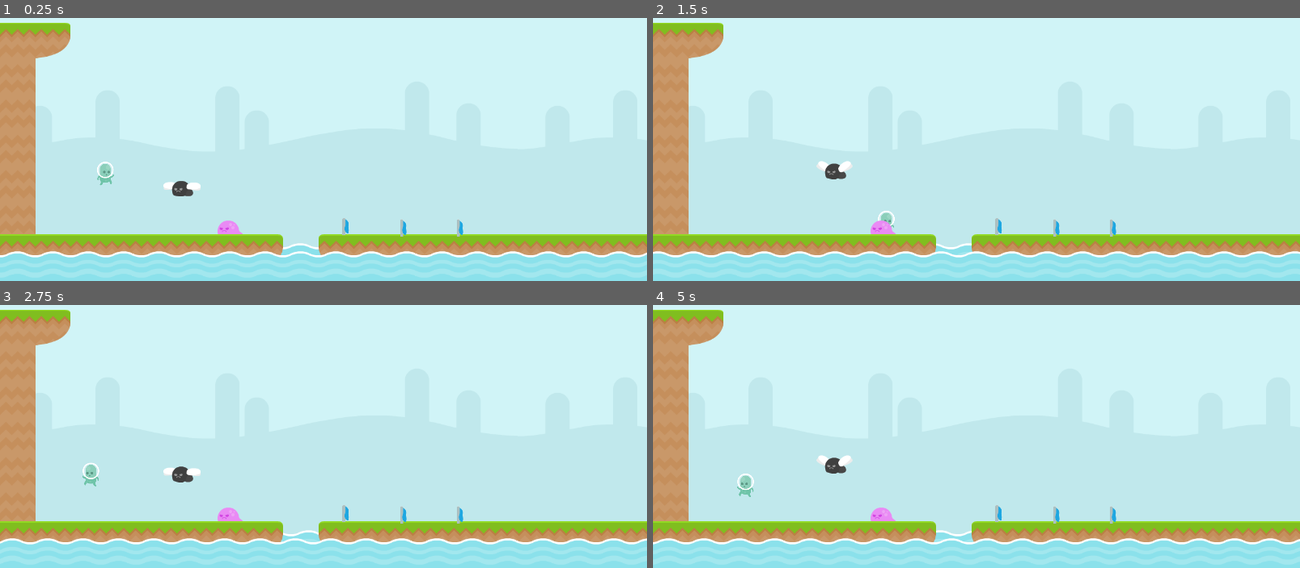
Above: before the commit, frames 1-4 (two rows, left to right).
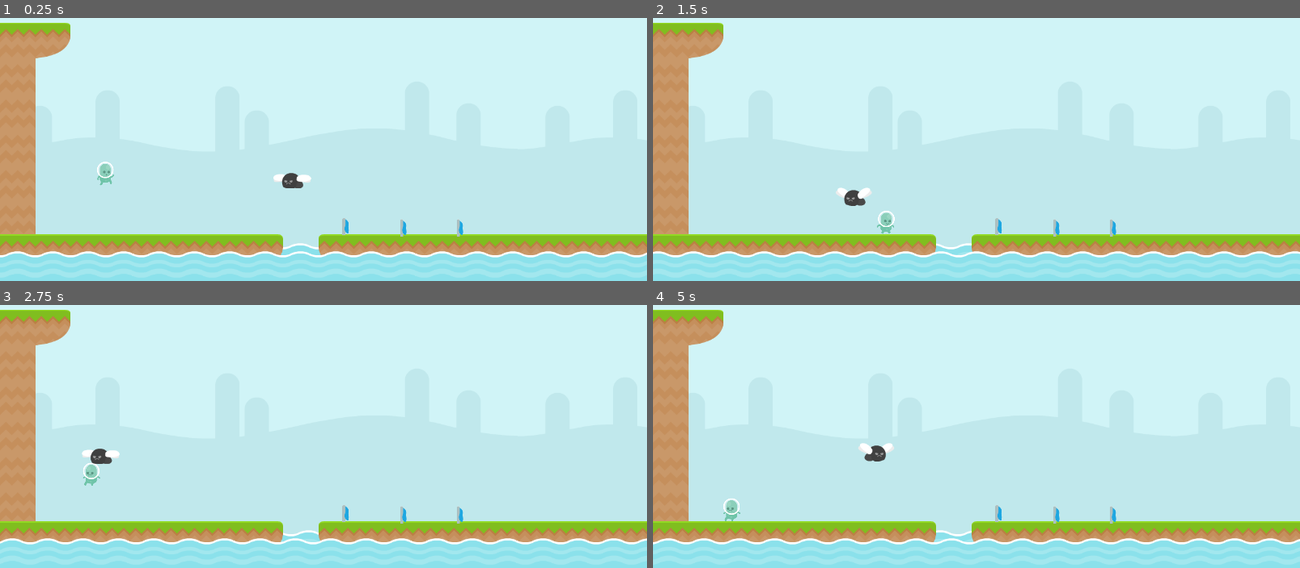
Above: after the commit, the same moments.

Repository: RafaelForbeck/the-way
Game: Godot game, scene res://scenes/phase.tscn
Same seed, same stepped clock (60 frames per second), same inputs: the game is played once before the commit and once after it.
Inputs:
- Up to frame 1 (0.25 s): no input
- Up to frame 2 (1.5 s): tap Enter (jump) at 0.5, 0.77 s; hold S (duck) 0.53-1.28 s; hold Right (move_right) from 0.53 s (still down); tap S (duck) at 1.35 s
- Up to frame 3 (2.75 s): tap Enter (jump) at 1.52 s; release Right (move_right) at 2.03 s; hold Left (move_left) from 2.03 s (still down); hold S (duck) from 2.03 s (still down)
- Up to frame 4 (5 s): release Left (move_left) at 2.78 s; release S (duck) at 2.78 s; hold Right (move_right) 2.78-4.28 s; tap S (duck) at 2.85, 4.35 s; tap Enter (jump) at 3.02, 3.77, 4.52 s; hold S (duck) 3.53-4.28 s; hold Left (move_left) from 4.28 s (still down)

The runs differ from the first frame. In frame 1, 0.6% of the frame differs, in the area x 25-49%, y 58-83%; in frame 2, 0.7%; in frame 3, 0.7%; in frame 4, 1.0%, in the area x 10-38%, y 52-83%.

Commit message:
refactor: creates inheritance between enemy types

Diff:
--- a/entities/enemy/crawling_enemy.tscn
+++ b/entities/enemy/crawling_enemy.tscn
@@ -19,6 +19,9 @@
 "speed": 5.0
 }]
 
+[sub_resource type="CapsuleShape2D" id="CapsuleShape2D_e14mn"]
+height = 46.63
+
 [node name="Enemy" instance=ExtResource("1_78gqc")]
 script = ExtResource("2_td8dd")
 
@@ -26,3 +29,13 @@
 sprite_frames = SubResource("SpriteFrames_8unrg")
 autoplay = "default"
 frame_progress = 0.118412
+
+[node name="Hitbox" parent="." index="1"]
+position = Vector2(0, 3)
+
+[node name="CollisionShape2D" parent="Hitbox" index="0"]
+rotation = 1.5708
+shape = SubResource("CapsuleShape2D_e14mn")
+
+[node name="CollisionShape2D" parent="." index="2"]
+position = Vector2(-0.5, 10)
--- a/entities/enemy/enemy.tscn
+++ b/entities/enemy/enemy.tscn
@@ -8,7 +8,7 @@
 size = Vector2(32, 22)
 
 [sub_resource type="RectangleShape2D" id="RectangleShape2D_jjxno"]
-size = Vector2(32, 22)
+size = Vector2(45, 8)
 
 [node name="Enemy" type="CharacterBody2D"]
 collision_layer = 4
@@ -23,9 +23,7 @@
 collision_mask = 0
 
 [node name="CollisionShape2D" type="CollisionShape2D" parent="Hitbox"]
-position = Vector2(-5, 3)
 shape = SubResource("RectangleShape2D_1o6u8")
 
 [node name="CollisionShape2D" type="CollisionShape2D" parent="."]
-position = Vector2(-5, 3)
 shape = SubResource("RectangleShape2D_jjxno")
--- a/entities/enemy/flying_enemy.tscn
+++ b/entities/enemy/floating_enemy.tscn
@@ -1,8 +1,8 @@
-[gd_scene load_steps=6 format=3 uid="uid://bbrlp3m3xi3dg"]
+[gd_scene load_steps=7 format=3 uid="uid://bbrlp3m3xi3dg"]
 
 [ext_resource type="PackedScene" uid="uid://dhcixktg8fsa1" path="res://entities/enemy/enemy.tscn" id="1_xktji"]
 [ext_resource type="Texture2D" uid="uid://d04odkhrdt8dg" path="res://sprites/fly_1.png" id="2_3syeh"]
-[ext_resource type="Script" path="res://scripts/fly_enemy.gd" id="2_g6ajv"]
+[ext_resource type="Script" path="res://scripts/floating_enemy.gd" id="2_g6ajv"]
 [ext_resource type="Texture2D" uid="uid://c7cydsm50vvpq" path="res://sprites/fly_2.png" id="3_w6n5s"]
 
 [sub_resource type="SpriteFrames" id="SpriteFrames_y3l1j"]
@@ -19,6 +19,10 @@
 "speed": 20.0
 }]
 
+[sub_resource type="CapsuleShape2D" id="CapsuleShape2D_enrcb"]
+radius = 24.0
+height = 156.0
+
 [node name="Enemy" instance=ExtResource("1_xktji")]
 script = ExtResource("2_g6ajv")
 
@@ -26,3 +30,13 @@
 sprite_frames = SubResource("SpriteFrames_y3l1j")
 autoplay = "default"
 frame_progress = 0.401332
+
+[node name="Hitbox" parent="." index="1"]
+position = Vector2(0, 5)
+
+[node name="CollisionShape2D" parent="Hitbox" index="0"]
+rotation = 1.5708
+shape = SubResource("CapsuleShape2D_enrcb")
+
+[node name="CollisionShape2D" parent="." index="2"]
+position = Vector2(0, 5)
--- a/scenes/phase.tscn
+++ b/scenes/phase.tscn
@@ -3,9 +3,9 @@
 [ext_resource type="Texture2D" uid="uid://vb38jcwb76ch" path="res://sprites/bg_grasslands.png" id="1_44mud"]
 [ext_resource type="Texture2D" uid="uid://ivms13rjeykx" path="res://sprites/tiles_spritesheet.png" id="2_6n70k"]
 [ext_resource type="PackedScene" uid="uid://5rgmrnka8y3c" path="res://entities/player.tscn" id="3_nqrv7"]
-[ext_resource type="PackedScene" uid="uid://blp3uso27n4ci" path="res://entities/enemy/crawling_enemy.tscn" id="6_31hqu"]
-[ext_resource type="PackedScene" uid="uid://bbrlp3m3xi3dg" path="res://entities/enemy/flying_enemy.tscn" id="6_r0f0e"]
+[ext_resource type="PackedScene" uid="uid://bbrlp3m3xi3dg" path="res://entities/enemy/floating_enemy.tscn" id="6_r0f0e"]
 [ext_resource type="PackedScene" uid="uid://nb2pk5clhgbv" path="res://entities/checkpoint.tscn" id="6_r62uk"]
+[ext_resource type="PackedScene" uid="uid://cmqqewqoerpqd" path="res://entities/enemy/lava_floating_enemy.tscn" id="6_xmd8t"]
 
 [sub_resource type="Animation" id="Animation_15nwx"]
 length = 0.001
@@ -334,13 +334,18 @@
 [node name="Player" parent="." instance=ExtResource("3_nqrv7")]
 position = Vector2(208, 384)
 
-[node name="Crawling" parent="." instance=ExtResource("6_31hqu")]
-position = Vector2(456, 344)
-
-[node name="Fly" parent="." instance=ExtResource("6_r0f0e")]
-position = Vector2(360, 312)
-h_range = 100.0
+[node name="Enemy" parent="." instance=ExtResource("6_r0f0e")]
+position = Vector2(384, 296)
+h_oscillation = true
+h_range = 200.0
 h_speed = 1.0
 v_oscillation = true
-v_range = 20.0
-v_speed = 3.2
+v_range = 50.0
+v_speed = 1.2
+
+[node name="Enemy2" parent="." instance=ExtResource("6_xmd8t")]
+position = Vector2(596, 498)
+is_imortal = true
+v_oscillation = true
+v_range = 100.0
+v_speed = 1.0
--- a/scripts/crawling_enemy.gd
+++ b/scripts/crawling_enemy.gd
@@ -5,3 +5,5 @@
 		velocity += get_gravity() * delta
 
 	move_and_slide()
+
+	super._physics_process(delta)
--- a/scripts/enemy.gd
+++ b/scripts/enemy.gd
@@ -1,6 +1,8 @@
 class_name Enemy extends CharacterBody2D
 
 @onready var anim: AnimatedSprite2D = $AnimatedSprite2D
+
+@export var is_imortal: bool
 
 @export var h_oscillation: bool
 @export var h_range: float
@@ -16,9 +18,12 @@
 var start_position: Vector2
 
 func _ready() -> void:
-	start_position = position
+	start_position = global_position
 
 func _physics_process(delta: float) -> void:
+	move(delta)
+
+func move(delta):
 	if h_oscillation:
 		h_timer += delta * h_speed
 		if h_timer > 2 * PI:
@@ -28,11 +33,14 @@
 		else:
 			anim.flip_h = false
 
-		position.x = start_position.x + cos(h_timer) * h_range
+		global_position.x = start_position.x + cos(h_timer) * h_range
 
 	if v_oscillation:
 		v_timer += delta * v_speed
-		position.y = start_position.y + sin(v_timer) * v_range
+		global_position.y = start_position.y + sin(v_timer) * v_range
 
 func take_damage():
 	print("enemy died")
+
+func get_is_imortal() -> bool:
+	return is_imortal
--- /dev/null
+++ b/scripts/floating_enemy.gd
@@ -0,0 +1 @@
+class_name FloatingEnemy extends Enemy
--- a/scripts/fly_enemy.gd
+++ /dev/null
@@ -1 +0,0 @@
-class_name FlyEnemy extends Enemy
--- a/scripts/player.gd
+++ b/scripts/player.gd
@@ -157,12 +157,10 @@
 			respawn()
 
 func hit_enemy(area: Area2D):
-	if velocity.y > 0:
-		cause_damage(area)
-	else:
-		print("morreu")
+	if velocity.y <= 0:
+		go_to_hurted_state()
+		return
 
-func cause_damage(area: Area2D):
 	var enemy_node = area.get_parent()
 
 	if enemy_node == null:
@@ -173,4 +171,12 @@
 		push_warning("Func not found (take_damage)")
 		return
 
+	if !enemy_node.has_method("get_is_imortal"):
+		push_warning("Func not found (get_is_imortal)")
+		return
+
+	if enemy_node.get_is_imortal():
+		go_to_hurted_state()
+		return
+
 	enemy_node.take_damage()
Not shown: 1 places in entities/enemy/crawling_enemy.tscn that only renumber resources
Binary file added: sprites/pokerMad.png
Not shown, added: sprites/pokerMad.png.import
